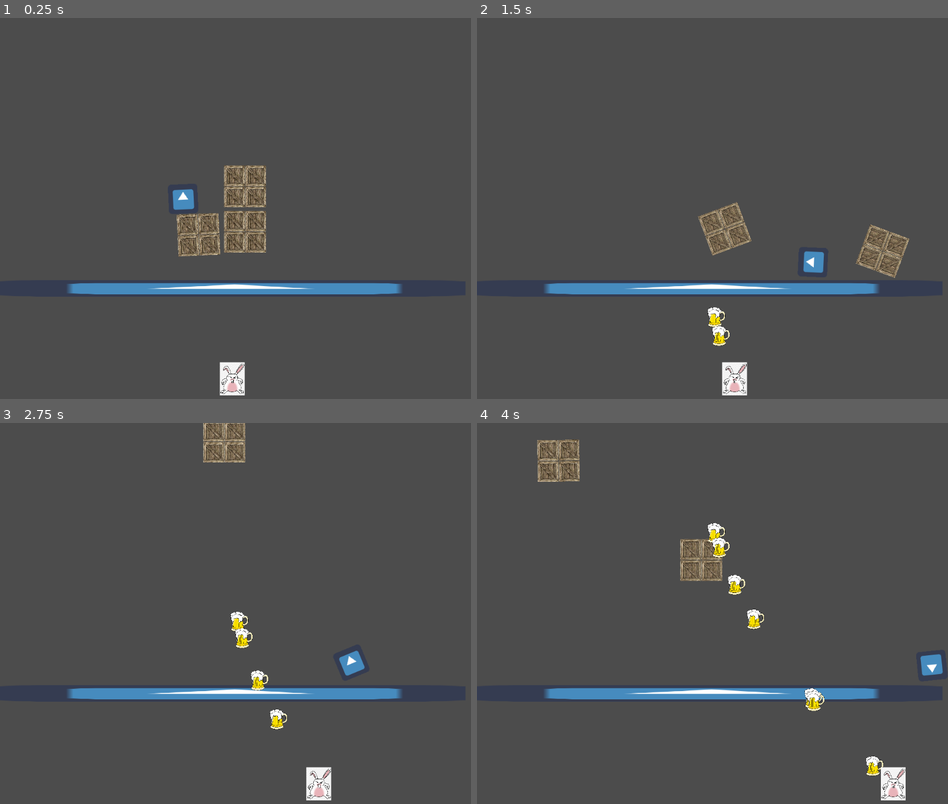
Above: before the commit, frames 1-4 (two rows, left to right).
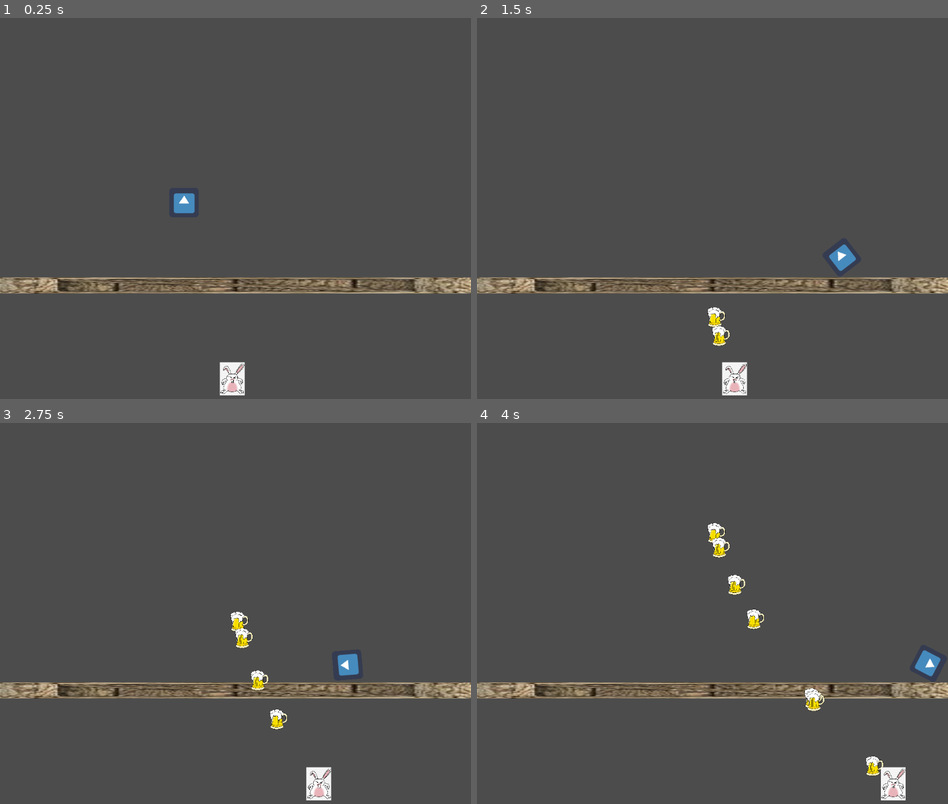
Above: after the commit, the same moments.

Repository: enxy/godot_game
Game: Godot game, scene res://main.tscn
Two runs of this game, one before a commit and one after it. Both use one fixed random seed, a clock stepped at 60 frames per second and the inputs below. The engine's default icon, where the game draws it, is replaced by a stand-in: a white triangle on a blue panel in a dark square.
Inputs:
- Up to frame 1 (0.25 s): no input
- Up to frame 2 (1.5 s): hold Right (ui_right) from 0.53 s (still down); tap Space (ui_select) at 0.77 s
- Up to frame 3 (2.75 s): tap Space (ui_select) at 1.52 s; release Right (ui_right) at 2.03 s; hold Left (ui_left) from 2.03 s (still down)
- Up to frame 4 (4 s): release Left (ui_left) at 2.78 s; hold Right (ui_right) from 2.78 s (still down); tap Space (ui_select) at 3.02, 3.77 s

The runs differ from the first frame. In frame 1, 7.0% of the frame differs, in the area x 0-100%, y 38-73%; in frame 2, 6.5%; in frame 3, 5.3%; in frame 4, 6.0%.

Commit message:
Small fixes

Diff:
--- a/godot_game/main.gd
+++ b/godot_game/main.gd
@@ -9,11 +9,14 @@
 # Called every frame. 'delta' is the elapsed time since the previous frame.
 # delta czas ktory uplyna od poprzedniej klatki (0.01s)
 func _process(delta):
-	timer+=delta
+	timer += delta
 
-	if timer > 1:
+
+	var width = ProjectSettings.get_setting("display/window/size/width")
+
+	if timer > 4:
 		timer = 0.0
 		var new_object = crate_object.instance()
-		var i = randi()%500
+		var i = randi() % width
 		new_object.position = Vector2(i, -100)
 		$crates.add_child(new_object)
--- a/godot_game/main.tscn
+++ b/godot_game/main.tscn
@@ -1,14 +1,13 @@
-[gd_scene load_steps=9 format=2]
+[gd_scene load_steps=8 format=2]
 
 [ext_resource path="res://main.gd" type="Script" id=1]
 [ext_resource path="res://player.tscn" type="PackedScene" id=2]
-[ext_resource path="res://icon.png" type="Texture" id=3]
-[ext_resource path="res://crate.tscn" type="PackedScene" id=4]
-[ext_resource path="res://VisibilityNotifier2D.gd" type="Script" id=5]
-[ext_resource path="res://bunny.tscn" type="PackedScene" id=6]
+[ext_resource path="res://crate.jpg" type="Texture" id=3]
+[ext_resource path="res://VisibilityNotifier2D.gd" type="Script" id=4]
+[ext_resource path="res://bunny.tscn" type="PackedScene" id=5]
 
 [sub_resource type="RectangleShape2D" id=1]
-extents = Vector2( 511, 17.3291 )
+extents = Vector2( 547.422, 17.3291 )
 
 [sub_resource type="RectangleShape2D" id=2]
 extents = Vector2( 37.5483, 417.476 )
@@ -24,12 +23,12 @@
 [node name="floor" type="StaticBody2D" parent="."]
 
 [node name="Shape2D" type="CollisionShape2D" parent="floor"]
-position = Vector2( 497.895, 583.552 )
+position = Vector2( 505.895, 583.552 )
 shape = SubResource( 1 )
 
-[node name="Sprite" type="Sprite" parent="floor/Shape2D"]
-position = Vector2( 4.15845, 5.31702 )
-scale = Vector2( 15.9375, 0.5625 )
+[node name="Floor" type="Sprite" parent="floor/Shape2D"]
+position = Vector2( 7.36842, -1.28857 )
+scale = Vector2( 4.59532, 0.155798 )
 texture = ExtResource( 3 )
 
 [node name="leftSide" type="StaticBody2D" parent="."]
@@ -48,18 +47,9 @@
 
 [node name="crates" type="Node" parent="."]
 
-[node name="crate" parent="crates" instance=ExtResource( 4 )]
-position = Vector2( 429.592, 461.095 )
+[node name="VisibilityNotifier2D" type="VisibilityNotifier2D" parent="."]
+script = ExtResource( 4 )
 
-[node name="crate2" parent="crates" instance=ExtResource( 4 )]
-position = Vector2( 532.694, 462.527 )
-
-[node name="crate3" parent="crates" instance=ExtResource( 4 )]
-position = Vector2( 532.694, 363.721 )
-
-[node name="VisibilityNotifier2D" type="VisibilityNotifier2D" parent="."]
-script = ExtResource( 5 )
-
-[node name="bunny" parent="." instance=ExtResource( 6 )]
+[node name="bunny" parent="." instance=ExtResource( 5 )]
 position = Vector2( 503.282, 785.963 )
 z_index = 300
